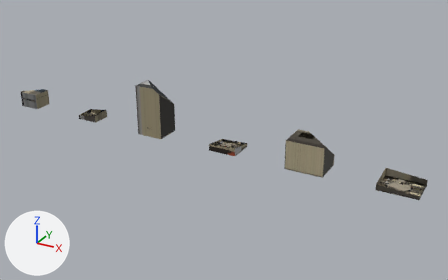
What one commit did to the glTF model src/assets/battle/city/modern-israelite-houses-damage.glb.
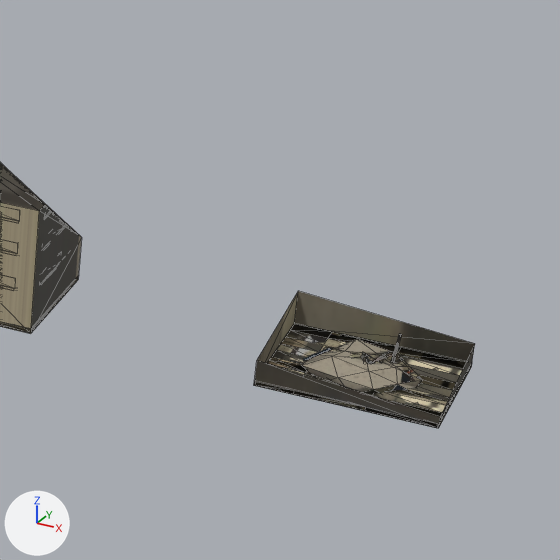
The first picture shows the older version from a 50 mm lens placed at (18.35, -17.32, 8.95), pointed at (8.7, 0.22, 0.18). The close-ups show the older and then the newer version on the part from 70% to 100% of the width and 35% to 83% of the height of that picture. Only the edits that show in the close-ups are written down. The axes (+X, +Y, +Z) are drawn at lower left. The lights are the same throughout. The close-ups show mesh edges as thin lines. Where no turn or scale is listed for an object, it has been applied to the vertices. Vertices at exactly the same position are counted once.

Script lines for the objects in view, before the commit:
```python
ob_mesh_12 = bpy.data.objects.new('Mesh_12', me_mesh_12)
ob_mesh_12.location = (11.347, 0.522, -0.004)
ob_mesh_14 = bpy.data.objects.new('Mesh_14', me_mesh_14)
ob_mesh_14.location = (11.347, 0.522, -0.004)
ob_mesh_15 = bpy.data.objects.new('Mesh_15', me_mesh_15)
ob_mesh_15.location = (14.347, 0.522, -0.004)
ob_mesh_16 = bpy.data.objects.new('Mesh_16', me_mesh_16)
ob_mesh_16.location = (14.347, 0.522, -0.004)
ob_mesh_17 = bpy.data.objects.new('Mesh_17', me_mesh_17)
ob_mesh_17.location = (14.347, 0.522, -0.004)
```
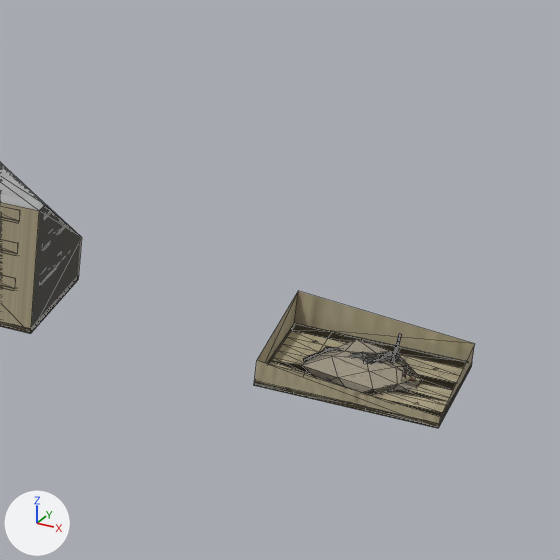
Where the change shows, as pixel boxes [x1, y1, x2, y2] in the close-ups (560 x 560 px):
'Mesh_15', surface changed, reshaped: [255, 324, 472, 428] in both
'Mesh_14', surface changed: [0, 162, 82, 334] in both
'Mesh_17', surface changed (lighter): [254, 291, 475, 428] in both
'Mesh_16', surface changed: [322, 347, 422, 387] in both
part 1 of me_mesh_14, surface changed (lighter): [0, 162, 67, 224] in both
part 3 of me_mesh_16, surface changed: [322, 347, 422, 383] in both

Edits to the bpy script that builds the scene:
```text
Change mat_town:
    where n3 = _N.new('ShaderNodeMapping'); n3.name = 'Mapping'
    n3.inputs[1].default_value: (0.0008, -14.01, 0.0) -> (0.0008, -14.0, 0.0)  # 'Location'
    n3.inputs[3].default_value: (15.98, 15.01, 1.0) -> (15.98, 15.0, 1.0)  # 'Scale'
Change me_mesh_14:
    where me_mesh_14.from_pydata(...)  # 38 vertices, 62 faces; spans x 0.0..1.305, y -1.045..0.0, z 0.0..1.011
    used by ob_mesh_14; location = (11.347, 0.522, -0.004)
    me_mesh_14 part 1: texture (UV) coordinates of 52 of 62 faces, centred in x 0.264..1.154, y -0.768..-0.135, z 0.0..1.011, changed; they spanned u 0.0..0.06, v 0.95..1.0 and now span u 0.0..0.06, v 0.95..1.0
Change me_mesh_15:
    used by ob_mesh_15; location = (14.347, 0.522, -0.004)
    remove me_mesh_15.from_pydata(...)  # 240 vertices, 312 faces; spans x 0.0..1.305, y -1.045..0.0, z 0.0..0.226
    add me_mesh_15.from_pydata(...)  # 268 vertices, 332 faces; spans x 0.0..1.305, y -1.045..0.0, z 0.0..0.226
    me_mesh_15 part 2: 252 kept faces spanning x 0.0..1.305, y -1.045..0.0, z 0.0..0.226 get new texture (UV) coordinates
    edits to the shape of me_mesh_15 do not show in these pictures
Change me_mesh_16:
    where me_mesh_16.from_pydata(...)  # 92 vertices, 96 faces; spans x 0.004..1.301, y -0.996..-0.004, z 0.0..0.193
    used by ob_mesh_16; location = (14.347, 0.522, -0.004)
    me_mesh_16 part 3: texture (UV) coordinates of 89 of 96 faces, centred in x 0.098..1.207, y -0.954..-0.045, z 0.0..0.123, changed; they spanned u 0.0..0.06, v 0.94..1.0 and now span u 0.0..0.06, v 0.94..0.99
Change me_mesh_17:
    where me_mesh_17.from_pydata(...)  # 24 vertices, 36 faces; spans x 0.0..1.305, y -1.045..0.0, z 0.0..0.309
    used by ob_mesh_17; location = (14.347, 0.522, -0.004)
    me_mesh_17 part 4: texture (UV) coordinates of 32 of 36 faces, centred in x 0.0..1.305, y -1.045..0.0, z 0.0..0.174, changed; they spanned u 0.0..0.06, v 0.94..1.0 and now span u 0.0..0.06, v 0.96..0.99
```
